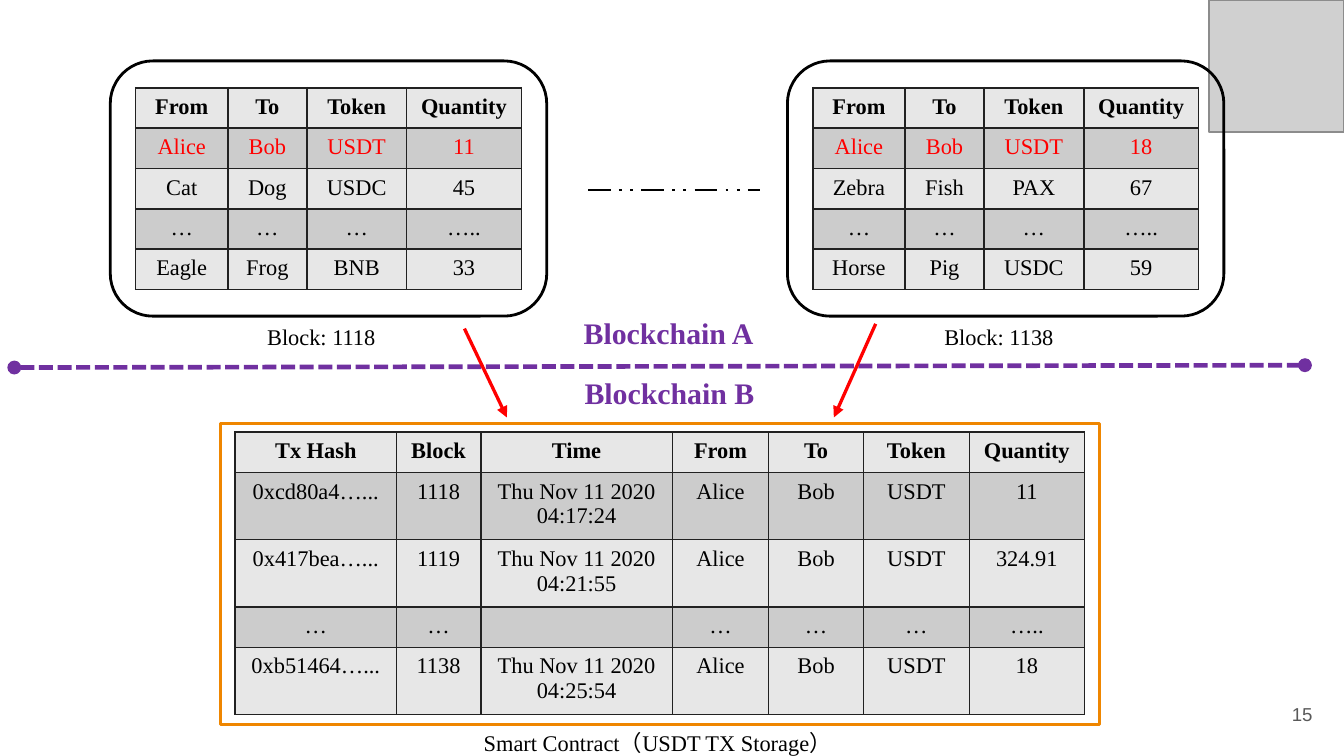
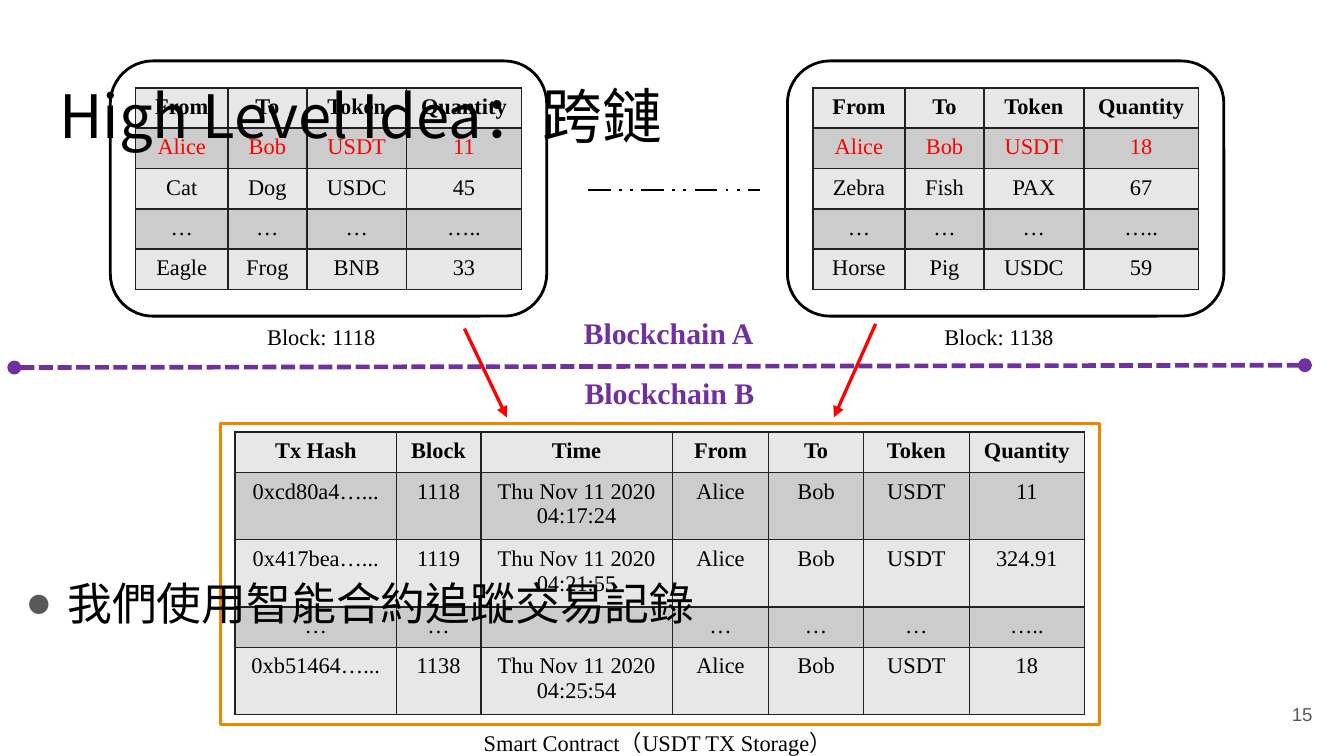
Before and after one commit to RyuChu/A-Decentralized-Digital-Currency-Tracing-Service, a slide deck: slide 15 of Documents/論文簡報_V3.pptx. Drawn at 1344x756 pixels with LibreOffice and Linux fonts; fonts in the diff are those of the drawing; grey boxes stand for pictures. Boxes give left, top, right and bottom in pixels: in the first picture for what was removed or moved away, otherwise in the second. Text is boxed around its words. In the diff, an @@ line names an element or a change of style, - is before the commit and + after.

```diff
--- a/Documents/論文簡報_V3.pptx
+++ b/Documents/論文簡報_V3.pptx
@@ picture removed at <box>1210,0,1344,132</box> @@
@@ title added at <box>59,77,662,153</box>, 32 pt, text #000000 @@
+High Level Idea：跨鏈
@@ text added at <box>67,574,694,631</box>, 24 pt, text #000000 @@
+● 我們使用智能合約追蹤交易記錄
```
Also in this commit, not shown: 18 other slides changed.
